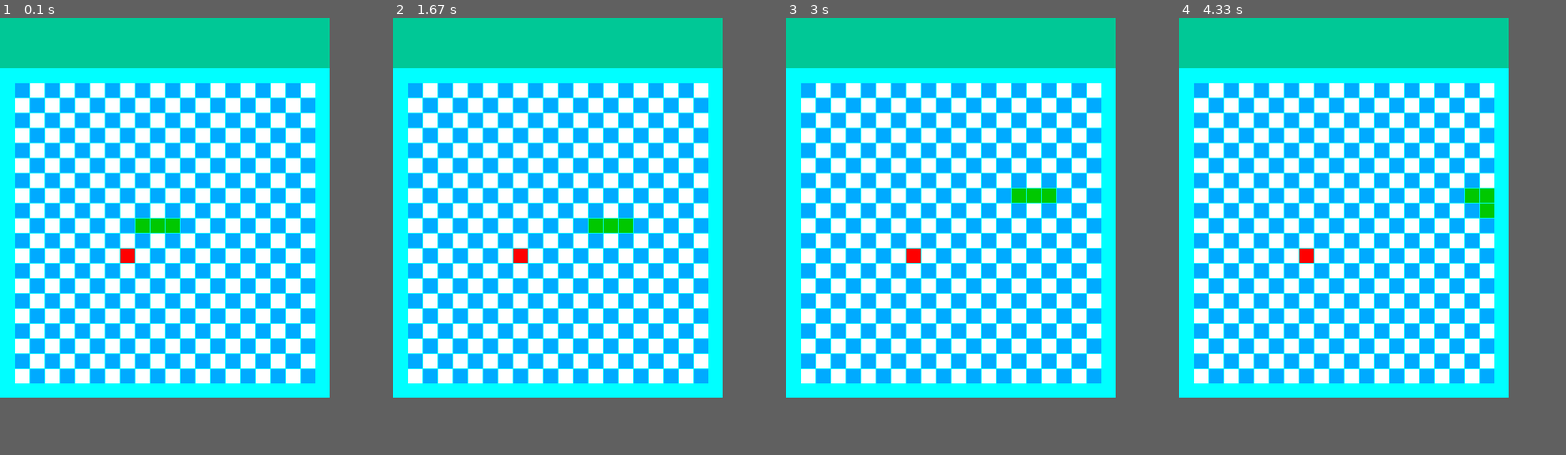
Above: before the commit, frames 1-4 (left to right).
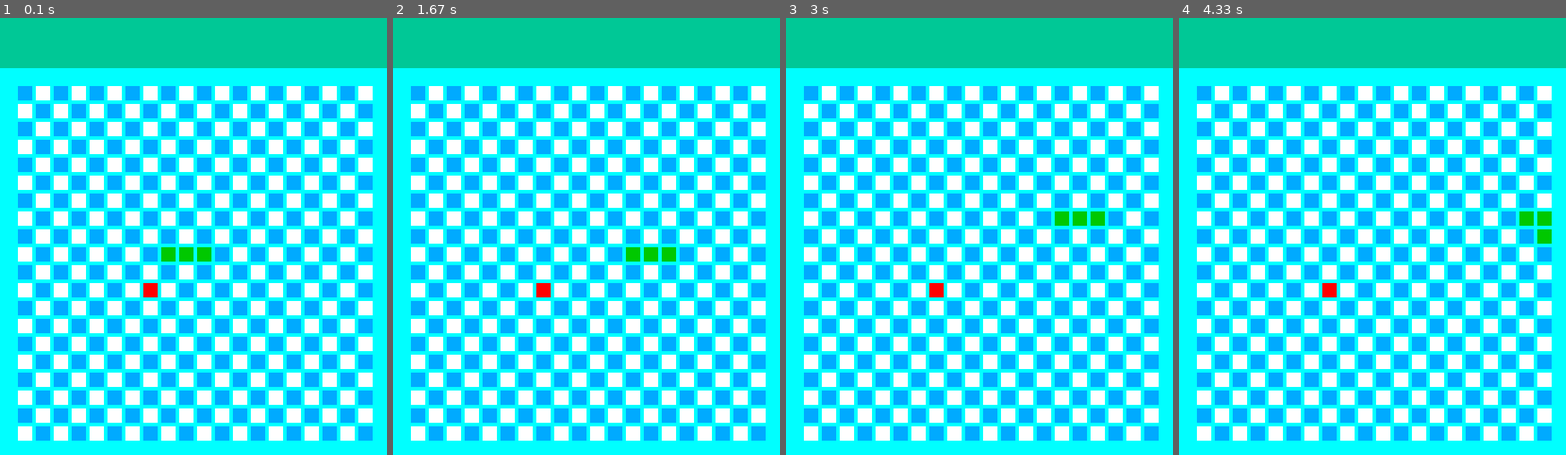
Above: after the commit, the same moments.

Repository: anastasiamitsura/PyGameProject
Game: pygame game, started from main.py
Two runs of this game, one before a commit and one after it. Both use one fixed random seed, a clock stepped at 60 frames per second and the inputs below.
Inputs:
- Up to frame 1 (0.1 s): no input
- Up to frame 2 (1.67 s): tap Enter at 0.33 s; hold Up from 1.17 s (still down)
- Up to frame 3 (3 s): release Up at 1.8 s; hold Right 1.83-2.63 s; hold Left from 2.67 s (still down)
- Up to frame 4 (4.33 s): release Left at 3.55 s; hold Down from 3.58 s (still down)
In our replay, the window is 460x530 before the commit and 540x610 after it. These sizes can differ from the game's own. Grey fills any space a smaller window leaves; there, only what the larger window draws over its background counts as a difference.

The runs differ from the first frame. In frame 1, 53% of the frame differs, in the area x 3-100%, y 0-97%; in frame 2, 53%; in frame 3, 53%; in frame 4, 53%.

Commit message:
Comments Commit 💥💥💥

Diff:
--- a/main.py
+++ b/main.py
@@ -2,20 +2,28 @@
 import sys
 import random
 
+# размер блока
 size_block = 20
+# цвета
 white = (255, 255, 255)
 blue = (0, 170, 255)
 frame_color = (0, 255, 255)
 snake_color = (0, 200, 0)
-mar = 1
+# граница блоков
+mar = 5
 red = (255, 0, 0)
 h_color = (0, 200, 150)
+# размер поля в блоках
 count_block = 20
+# отступ сверху
 h_mar = 70
+# размер одного блока
 size = [size_block * count_block + 2 * size_block + mar * count_block,
         size_block * count_block + 2 * size_block + mar * count_block + h_mar]
+# установка самого окна
 screen = pygame.display.set_mode(size)
 pygame.display.set_caption("змейка")
+# время
 timer = pygame.time.Clock()
 
 
@@ -24,6 +32,7 @@
         self.x = x
         self.y = y
 
+    # функции проверки не вышла ли змейка за границы поля
     def is_inside(self):
         return 0 <= self.x < count_block and 0 <= self.y < count_block
 
@@ -31,22 +40,26 @@
         return isinstance(other, SnakeB) and self.x == other.x and self.y == other.y
 
 
+# функция генерации координат рандомного пустого блока для создания цели
 def random_block():
     x = random.randint(0, count_block - 1)
     y = random.randint(0, count_block - 1)
     empty_block = SnakeB(x, y)
+    # проверка чтобы блок не был в границах поля или в самой змейке
     while empty_block in snake_block:
         empty_block.x - random.randint(0, count_block - 1)
         empty_block.y = random.randint(0, count_block - 1)
     return empty_block
 
 
+# функция создания блока
 def draw_block(color, row, col):
     pygame.draw.rect(screen, color, [size_block + col * size_block + mar * (col + 1),
                                      h_mar + size_block + row * size_block + mar * (row + 1), size_block,
                                      size_block])
 
 
+# координаты начала игры
 snake_block = [SnakeB(9, 8), SnakeB(9, 9), SnakeB(9, 10)]
 apple = random_block()
 d_row = 0
@@ -56,21 +69,28 @@
         if event.type == pygame.QUIT:
             pygame.quit()
             sys.exit()
+        # при нажатии на клавишу:
         elif event.type == pygame.KEYDOWN:
+            # стрелочка вверх
             if event.key == pygame.K_UP and d_col != 0:
                 d_row = -1
                 d_col = 0
+            # стрелочка вниз
             elif event.key == pygame.K_DOWN and d_col != 0:
                 d_row = 1
                 d_col = 0
+            # стрелочка влево
             elif event.key == pygame.K_LEFT and d_row != 0:
                 d_row = 0
                 d_col = -1
+            # стрелочка вправо
             elif event.key == pygame.K_RIGHT and d_row != 0:
                 d_row = 0
                 d_col = 1
+    # заполнение экрана цветом фона
     screen.fill(frame_color)
     pygame.draw.rect(screen, h_color, [0, 0, size[0], h_mar])
+    # создание клетчатого поля
     for row in range(count_block):
         for col in range(count_block):
             if (row + col) % 2 == 0:
@@ -78,6 +98,7 @@
             else:
                 color = white
             draw_block(color, row, col)
+    # голова змеи
     head = snake_block[-1]
     if not head.is_inside():
         pygame.quit()
